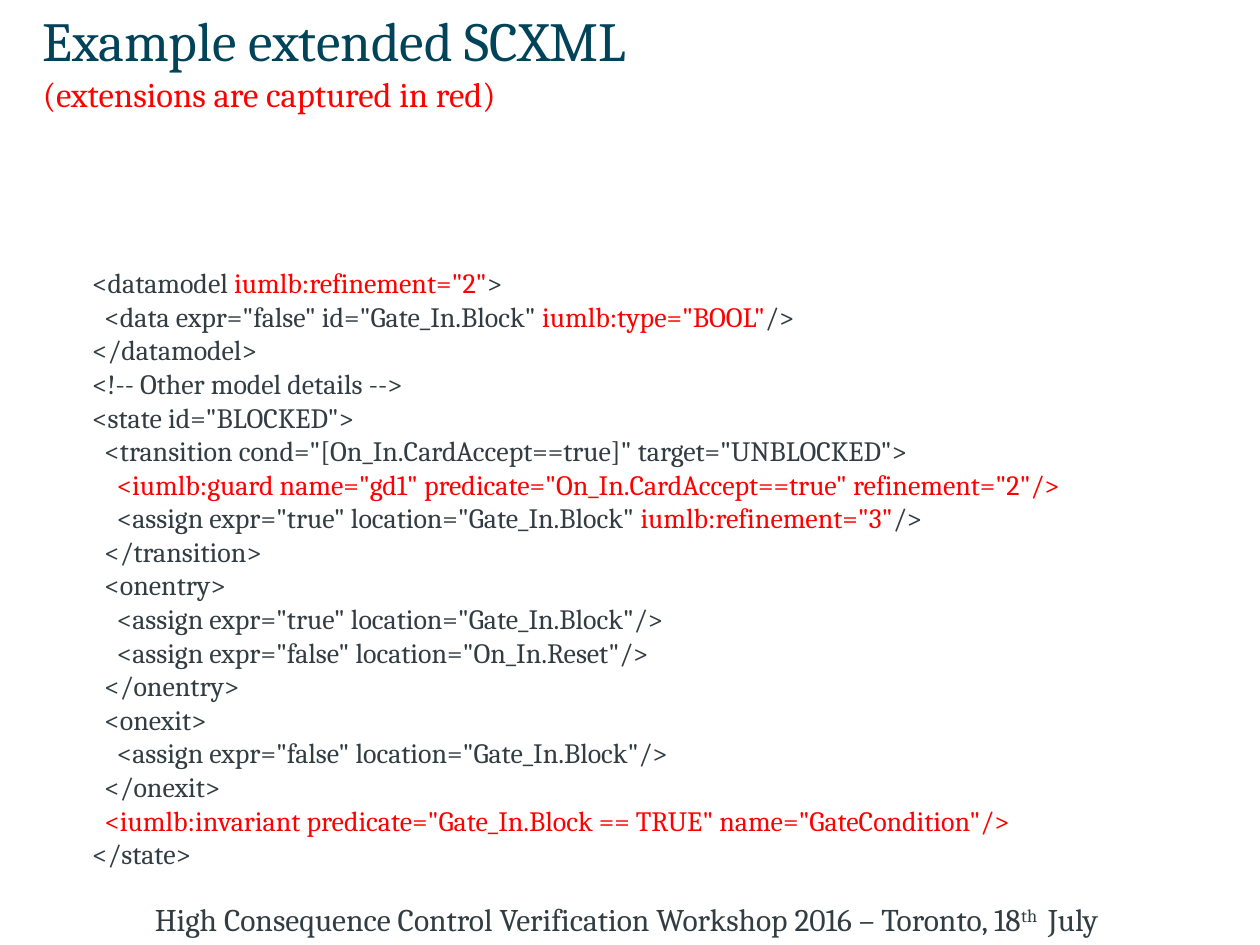
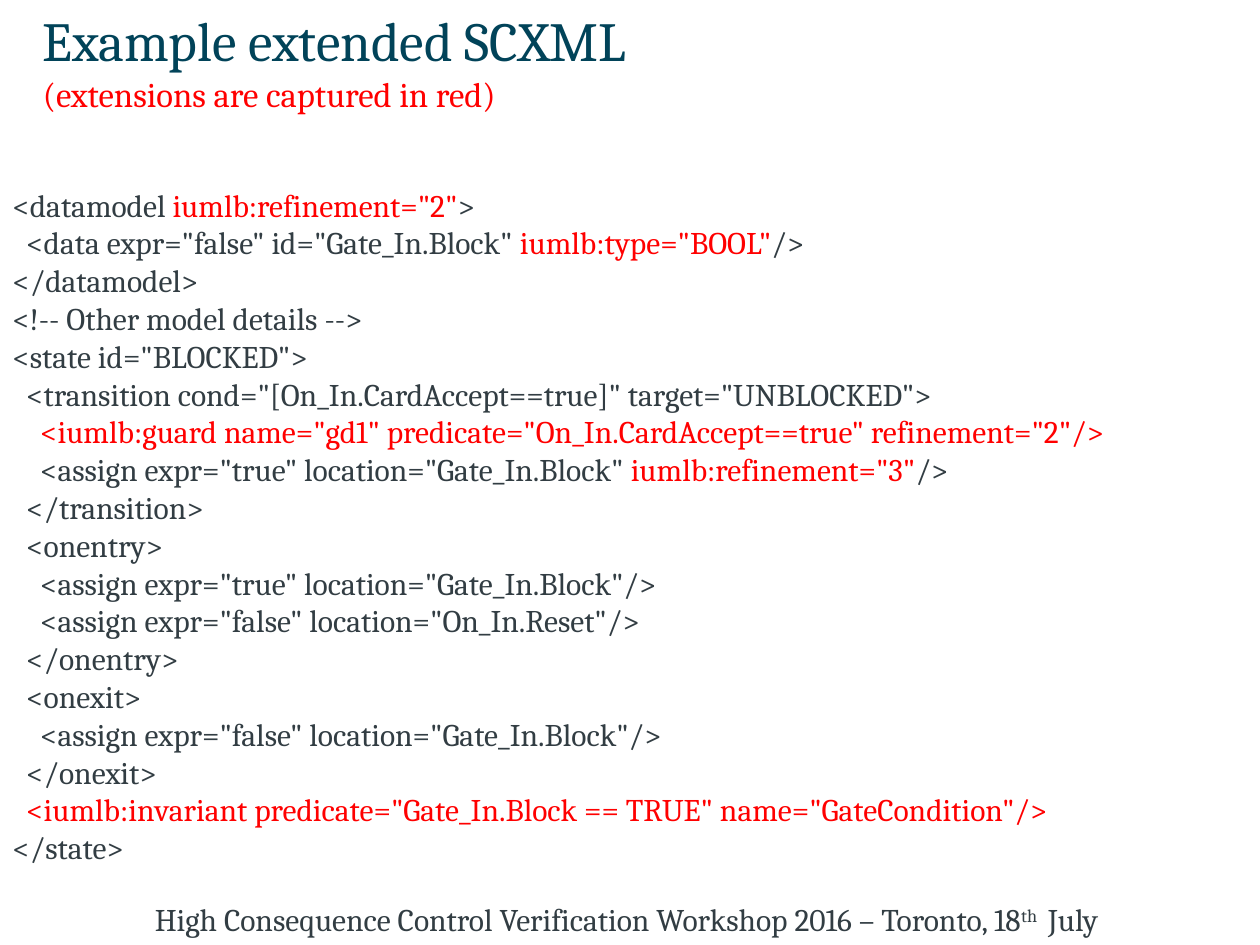
Before and after one commit to kmorris3/rodin_scxml_plugin, a slide deck: slide 12 of talks/CAV2016/CAV_HCVVW16_SCXML.pptx (slide 11 before the commit). Drawn at 1260x945 pixels with LibreOffice and Linux fonts; fonts in the diff are those of the drawing. Boxes give left, top, right and bottom in pixels: in the first picture for what was removed or moved away, otherwise in the second. Text is boxed around its words. In the diff, an @@ line names an element or a change of style, - is before the commit and + after.

```diff
--- a/talks/CAV2016/CAV_HCVVW16_SCXML.pptx
+++ b/talks/CAV2016/CAV_HCVVW16_SCXML.pptx
@@ text "<datamodel iumlb:refinement="2">": place and size @@
-text "<datamodel iumlb:refinement="2">" at <box>92,273,1060,868</box>
+text "<datamodel iumlb:refinement="2">" at <box>12,194,1104,863</box>
@@ text "<datamodel iumlb:refinement="2">" at <box>12,194,1104,863</box>: size 16 to 18 pt @@
```
Also in this commit, not shown: 9 other slides changed, 1 slide added, 7 other files.
